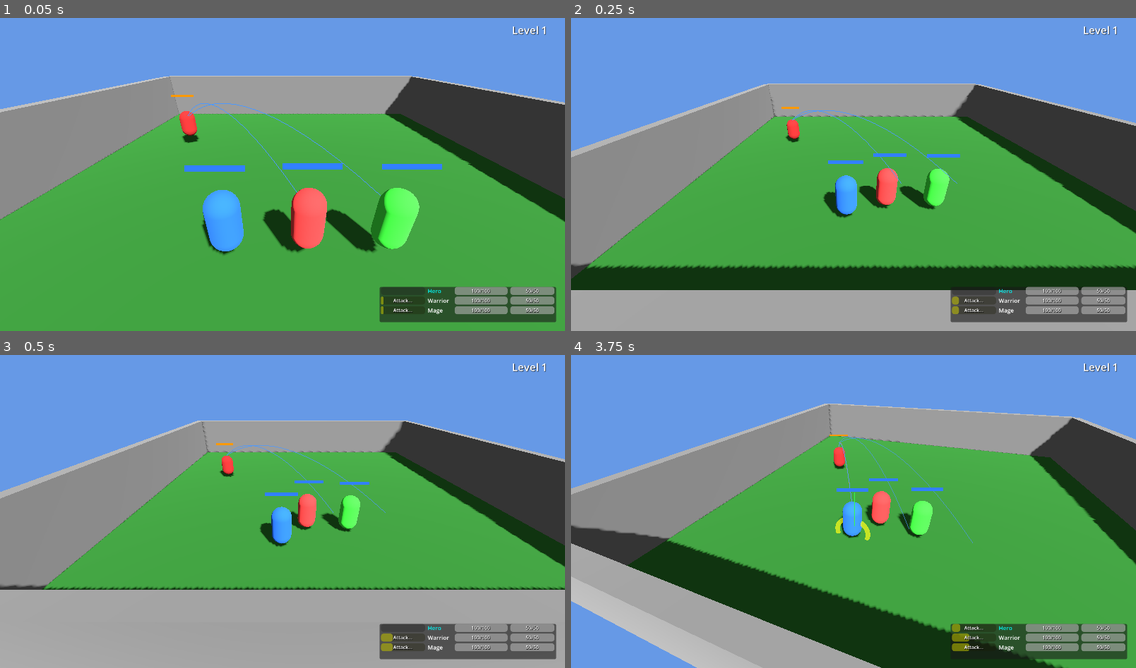
Above: before the commit, frames 1-4 (two rows, left to right).
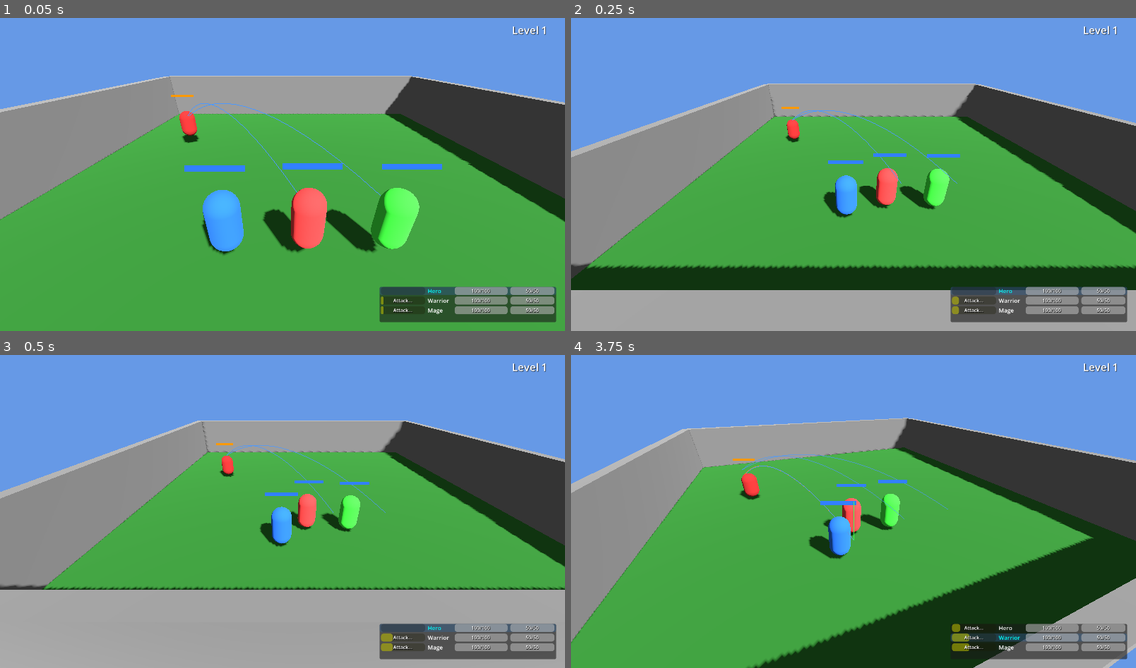
Above: after the commit, the same moments.

Repository: sphenlee/gauntlet
Game: Godot game, scene res://scenes/main.tscn
The game is run twice, just before and just after one commit, with the same random seed, the same clock (stepped at 60 frames per second) and the same inputs.
Inputs:
- Up to frame 1 (0.05 s): no input
- Up to frame 2 (0.25 s): no input
- Up to frame 3 (0.5 s): no input
- Up to frame 4 (3.75 s): tap Enter (action_confirm) at 0.5, 1.55, 2, 3.05, 3.5 s; hold Enter (action_confirm) 0.53-1.28 s; hold W (move_up) 0.53-2.03 s; tap Tab (leader_switch_next, bound only before the commit) at 0.8, 1.35, 2.3 s; hold Enter (action_confirm) 2.03-2.78 s; hold A (move_left) 2.03-3.53 s; tap K (camera_down, bound only after the commit) at 2.85 s; hold S (move_down) from 3.53 s (still down); hold Tab (leader_switch_next, bound only before the commit) from 3.53 s (still down); tap Down (camera_down, bound only before the commit) at 3.6 s

The runs differ from the first frame. In frame 1, 0.3% of the frame differs, in the area x 67-99%, y 86-89%; in frame 2, 0.2%; in frame 3, 0.1%; in frame 4, 46%, in the area x 0-100%, y 15-100%.

Commit message:
Add instant character switching with up/down arrows
Input changes:
- Camera moved from arrow keys to IJKL
- Up/down arrows now switch party leader instantly (no menu mode)
- Left/right arrows added for enemy selection (alongside Q/E)
- Gamepad D-pad bindings unchanged

Character switching:
- Up/down arrows cycle through alive party members instantly
- Camera glides smoothly to the new leader (no snap)
- Removed LEADER_SELECT state and its handler (no longer needed)

Character info:
- Leader row has a blue-tinted background highlight
- Selected character (party target select) still shows yellow cursor

Co-authored-by: Copilot <223556219+Copilot@users.noreply.github.com>

Diff:
--- a/project.godot
+++ b/project.godot
@@ -49,25 +49,25 @@
 camera_left={
 "deadzone": 0.3,
 "events": [Object(InputEventJoypadMotion,"resource_local_to_scene":false,"resource_name":"","device":-1,"axis":2,"axis_value":-1.0,"script":null)
-, Object(InputEventKey,"resource_local_to_scene":false,"reso …(131 unchanged characters)… d":false,"keycode":0,"physical_keycode":4194319,"key_label":0,"unicode":0,"location":0,"echo":false,"script":null)
+, Object(InputEventKey,"resource_local_to_scene":false,"reso …(131 unchanged characters)… d":false,"keycode":0,"physical_keycode":74,"key_label":0,"unicode":0,"location":0,"echo":false,"script":null)
 ]
 }
 camera_right={
 "deadzone": 0.3,
 "events": [Object(InputEventJoypadMotion,"resource_local_to_scene":false,"resource_name":"","device":-1,"axis":2,"axis_value":1.0,"script":null)
-, Object(InputEventKey,"resource_local_to_scene":false,"reso …(131 unchanged characters)… d":false,"keycode":0,"physical_keycode":4194321,"key_label":0,"unicode":0,"location":0,"echo":false,"script":null)
+, Object(InputEventKey,"resource_local_to_scene":false,"reso …(131 unchanged characters)… d":false,"keycode":0,"physical_keycode":76,"key_label":0,"unicode":0,"location":0,"echo":false,"script":null)
 ]
 }
 camera_up={
 "deadzone": 0.3,
 "events": [Object(InputEventJoypadMotion,"resource_local_to_scene":false,"resource_name":"","device":-1,"axis":3,"axis_value":-1.0,"script":null)
-, Object(InputEventKey,"resource_local_to_scene":false,"reso …(131 unchanged characters)… d":false,"keycode":0,"physical_keycode":4194320,"key_label":0,"unicode":0,"location":0,"echo":false,"script":null)
+, Object(InputEventKey,"resource_local_to_scene":false,"reso …(131 unchanged characters)… d":false,"keycode":0,"physical_keycode":73,"key_label":0,"unicode":0,"location":0,"echo":false,"script":null)
 ]
 }
 camera_down={
 "deadzone": 0.3,
 "events": [Object(InputEventJoypadMotion,"resource_local_to_scene":false,"resource_name":"","device":-1,"axis":3,"axis_value":1.0,"script":null)
-, Object(InputEventKey,"resource_local_to_scene":false,"reso …(131 unchanged characters)… d":false,"keycode":0,"physical_keycode":4194322,"key_label":0,"unicode":0,"location":0,"echo":false,"script":null)
+, Object(InputEventKey,"resource_local_to_scene":false,"reso …(131 unchanged characters)… d":false,"keycode":0,"physical_keycode":75,"key_label":0,"unicode":0,"location":0,"echo":false,"script":null)
 ]
 }
 action_confirm={
@@ -87,24 +87,27 @@
 enemy_select_next={
 "deadzone": 0.2,
 "events": [Object(InputEventKey,"resource_local_to_scene":false,"resource_name":"","device":-1,"window_id":0,"alt_press …(190 unchanged characters)…
+, Object(InputEventKey,"resource_local_to_scene":false,"resource_name":"","device":-1,"window_id":0,"alt_pressed":false,"shift_pressed":false,"ctrl_pressed":false,"meta_pressed":false,"pressed":false,"keycode":0,"physical_keycode":4194321,"key_label":0,"unicode":0,"location":0,"echo":false,"script":null)
 , Object(InputEventJoypadButton,"resource_local_to_scene":false,"resource_name":"","device":-1,"button_index":14,"pressure":0.0,"pressed":false,"script":null)
 ]
 }
 enemy_select_prev={
 "deadzone": 0.2,
 "events": [Object(InputEventKey,"resource_local_to_scene":false,"resource_name":"","device":-1,"window_id":0,"alt_press …(190 unchanged characters)…
+, Object(InputEventKey,"resource_local_to_scene":false,"resource_name":"","device":-1,"window_id":0,"alt_pressed":false,"shift_pressed":false,"ctrl_pressed":false,"meta_pressed":false,"pressed":false,"keycode":0,"physical_keycode":4194319,"key_label":0,"unicode":0,"location":0,"echo":false,"script":null)
 , Object(InputEventJoypadButton,"resource_local_to_scene":false,"resource_name":"","device":-1,"button_index":13,"pressure":0.0,"pressed":false,"script":null)
 ]
 }
 leader_switch_next={
 "deadzone": 0.2,
-"events": [Object(InputEventKey,"resource_local_to_scene":fa …(145 unchanged characters)… lse,"keycode":0,"physical_keycode":4194306,"key_label":0,"unicode":0,"location":0,"echo":false,"script":null)
+"events": [Object(InputEventKey,"resource_local_to_scene":fa …(145 unchanged characters)… lse,"keycode":0,"physical_keycode":4194322,"key_label":0,"unicode":0,"location":0,"echo":false,"script":null)
 , Object(InputEventJoypadButton,"resource_local_to_scene":false,"resource_name":"","device":-1,"button_index":12,"pressure":0.0,"pressed":false,"script":null)
 ]
 }
 leader_switch_prev={
 "deadzone": 0.2,
-"events": [Object(InputEventJoypadButton,"resource_local_to_scene":false,"resource_name":"","device":-1,"button_index":11,"pressure":0.0,"pressed":false,"script":null)
+"events": [Object(InputEventKey,"resource_local_to_scene":false,"resource_name":"","device":-1,"window_id":0,"alt_pressed":false,"shift_pressed":false,"ctrl_pressed":false,"meta_pressed":false,"pressed":false,"keycode":0,"physical_keycode":4194320,"key_label":0,"unicode":0,"location":0,"echo":false,"script":null)
+, Object(InputEventJoypadButton,"resource_local_to_scene":false,"resource_name":"","device":-1,"button_index":11,"pressure":0.0,"pressed":false,"script":null)
 ]
 }
 
--- a/scripts/main.gd
+++ b/scripts/main.gd
@@ -1,7 +1,7 @@
 class_name GameManager
 extends Node3D
 
-enum GameState { NORMAL, COMMAND_MENU, TARGET_SELECT, LEADER_SELECT, PARTY_TARGET_SELECT }
+enum GameState { NORMAL, COMMAND_MENU, TARGET_SELECT, PARTY_TARGET_SELECT }
 
 var game_state: GameState = GameState.NORMAL
 var current_level: int = 1
@@ -23,7 +23,6 @@
 
 # Target selection
 var selected_enemy_index: int = 0
-var selected_leader_index: int = 0
 var selected_party_index: int = 0
 var selection_cursor: MeshInstance3D
 
@@ -343,8 +342,6 @@
 				get_viewport().set_input_as_handled()
 		GameState.TARGET_SELECT:
 			_handle_target_select_input(event)
-		GameState.LEADER_SELECT:
-			_handle_leader_select_input(event)
 		GameState.PARTY_TARGET_SELECT:
 			_handle_party_target_select_input(event)
 
@@ -369,9 +366,10 @@
 			_set_game_state(GameState.TARGET_SELECT)
 			selected_enemy_index = 0
 			_show_enemy_info(alive_enemies[0])
-	elif event.is_action_pressed("leader_switch_next") or event.is_action_pressed("leader_switch_prev"):
-		_set_game_state(GameState.LEADER_SELECT)
-		selected_leader_index = party_leader_index
+	elif event.is_action_pressed("leader_switch_next"):
+		_cycle_leader(1)
+	elif event.is_action_pressed("leader_switch_prev"):
+		_cycle_leader(-1)
 
 func _handle_target_select_input(event: InputEvent) -> void:
 	var alive_enemies = _get_alive_enemies()
@@ -402,19 +400,6 @@
 		enemy_info.hide_panel()
 		selection_cursor.visible = false
 
-func _handle_leader_select_input(event: InputEvent) -> void:
-	if event.is_action_pressed("leader_switch_next"):
-		selected_leader_index = (selected_leader_index + 1) % party.size()
-	elif event.is_action_pressed("leader_switch_prev"):
-		selected_leader_index = (selected_leader_index - 1 + party.size()) % party.size()
-	elif event.is_action_pressed("action_confirm"):
-		_switch_leader(selected_leader_index)
-		_set_game_state(GameState.NORMAL)
-		selection_cursor.visible = false
-	elif event.is_action_pressed("action_cancel"):
-		_set_game_state(GameState.NORMAL)
-		selection_cursor.visible = false
-
 func _handle_party_target_select_input(event: InputEvent) -> void:
 	if event.is_action_pressed("move_up") or event.is_action_pressed("leader_switch_next"):
 		selected_party_index = (selected_party_index - 1 + party.size()) % party.size()
@@ -529,12 +514,6 @@
 				if is_instance_valid(target):
 					selection_cursor.visible = true
 					selection_cursor.global_position = target.global_position + Vector3(0, 0.1, 0)
-		GameState.LEADER_SELECT:
-			if selected_leader_index < party.size():
-				var target = party[selected_leader_index]
-				if is_instance_valid(target):
-					selection_cursor.visible = true
-					selection_cursor.global_position = target.global_position + Vector3(0, 0.1, 0)
 		GameState.PARTY_TARGET_SELECT:
 			if selected_party_index < party.size():
 				var target = party[selected_party_index]
@@ -547,6 +526,15 @@
 func _show_enemy_info(enemy: Enemy) -> void:
 	enemy_info.show_enemy(enemy)
 
+func _cycle_leader(direction: int) -> void:
+	# Find next alive party member
+	var index = party_leader_index
+	for i in range(party.size()):
+		index = (index + direction + party.size()) % party.size()
+		if is_instance_valid(party[index]) and party[index].state != PlayerCharacter.State.DEAD:
+			_switch_leader(index)
+			return
+
 func _switch_leader(new_index: int) -> void:
 	if new_index == party_leader_index:
 		return
@@ -559,8 +547,8 @@
 	party[party_leader_index].is_leader = false
 	party_leader_index = new_index
 	party[party_leader_index].is_leader = true
+	# Glide camera to new leader (don't snap)
 	camera_controller.follow_target = party[party_leader_index]
-	camera_controller.snap_to_target()
 
 func _on_action_selected(action: String) -> void:
 	if action == "attack":
--- a/scripts/ui/character_info.gd
+++ b/scripts/ui/character_info.gd
@@ -2,7 +2,7 @@
 extends PanelContainer
 
 var party: Array[PlayerCharacter] = []
-var rows: Array[HBoxContainer] = []
+var rows: Array[PanelContainer] = []
 var container: VBoxContainer
 var selected_index: int = -1  # -1 = no selection
 
@@ -19,6 +19,17 @@
 	rows.clear()
 
 	for character in party:
+		# Background panel for leader highlight
+		var bg = PanelContainer.new()
+		bg.name = "RowBG"
+		var bg_style = StyleBoxFlat.new()
+		bg_style.bg_color = Color(0, 0, 0, 0)  # Transparent by default
+		bg_style.corner_radius_top_left = 4
+		bg_style.corner_radius_top_right = 4
+		bg_style.corner_radius_bottom_left = 4
+		bg_style.corner_radius_bottom_right = 4
+		bg.add_theme_stylebox_override("panel", bg_style)
+
 		var row = HBoxContainer.new()
 		row.add_theme_constant_override("separation", 6)
 		row.alignment = BoxContainer.ALIGNMENT_CENTER
@@ -59,8 +70,9 @@
 		)
 		row.add_child(mp_container)
 
-		container.add_child(row)
-		rows.append(row)
+		bg.add_child(row)
+		container.add_child(bg)
+		rows.append(bg)
 
 		# Connect signals
 		character.hp_changed.connect(_on_character_hp_changed)
@@ -148,6 +160,14 @@
 				name_label.add_theme_color_override("font_color", Color.WHITE)
 			name_label.text = prefix + character.stats.character_name
 
+		# Leader background highlight
+		var bg_style = row.get_theme_stylebox("panel") as StyleBoxFlat
+		if bg_style:
+			if character.is_leader:
+				bg_style.bg_color = Color(0.2, 0.4, 0.6, 0.4)
+			else:
+				bg_style.bg_color = Color(0, 0, 0, 0)
+
 func _find_child_recursive(node: Node, child_name: String) -> Node:
 	if node.name == child_name:
 		return node
